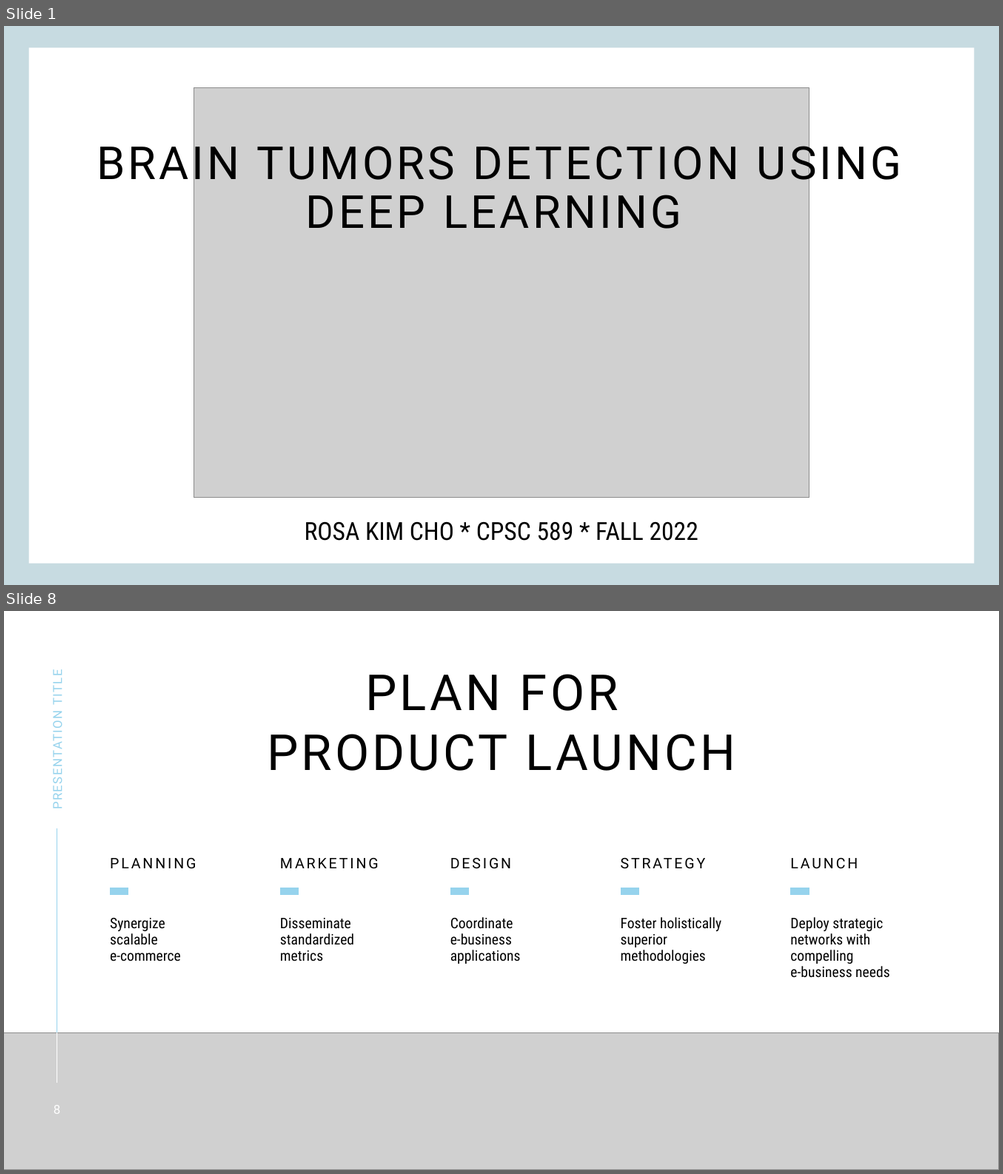
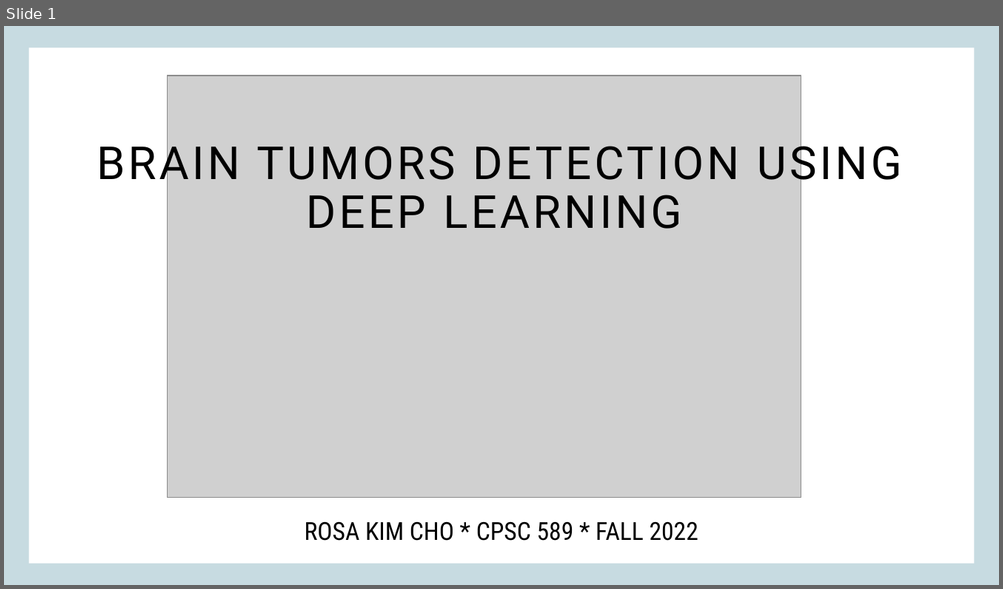
Before and after one commit to rkcho317/projcerebro, a slide deck: Presentation2.pptx. Shown one above the other, each under a label of ours: slides 1 and 8 before the commit, slide 1 after it; the slides between them are not shown. The pictures are 1003x1174 and 1003x589 pixels, drawn with LibreOffice and Linux fonts; fonts in the diff are those of the drawing; grey boxes stand for pictures. Boxes give left, top, right and bottom in pixels: in the first picture for what was removed or moved away, otherwise in the second. Text is boxed around its words. In the diff, an @@ line names an element or a change of style, - is before the commit and + after.

```diff
--- a/Presentation2.pptx
+++ b/Presentation2.pptx
@@ slide 8 removed at (4,611,999,1170), background #FFFFFF @@
@@ text removed at (49,672,65,806) @@
-PRESENTATION TITLE
@@ title removed at (267,674,735,771) @@
-PLAN FOR
-PRODUCT LAUNCH
@@ text removed at (620,810,725,872) @@
-STRATEGY
@@ line removed from (57, 829) to (57, 1083) @@
@@ text removed at (110,858,196,869) @@
-PLANNING
@@ text removed at (280,858,378,869) @@
-MARKETING
@@ text removed at (450,858,511,869) @@
-DESIGN
@@ text removed at (790,858,857,869) @@
-LAUNCH
@@ line removed from (110, 891) to (128, 891) @@
@@ line removed from (280, 891) to (299, 891) @@
@@ line removed from (450, 891) to (469, 891) @@
@@ line removed from (620, 891) to (639, 891) @@
@@ line removed from (791, 891) to (809, 891) @@
@@ text removed at (110,918,181,962) @@
-Synergize scalable
-e-commerce
@@ text removed at (280,918,354,962) @@
-Disseminate standardized metrics
@@ text removed at (450,917,521,964) @@
-Coordinate
-e-business applications
@@ text removed at (620,917,721,964) @@
-Foster holistically superior methodologies
@@ text removed at (790,917,890,978) @@
-Deploy strategic networks with compelling
-e-business needs
@@ picture removed at (4,1034,999,1170) @@
@@ line removed from (57, 1034) to (57, 1083) @@
@@ page number removed at (54,1105,60,1114) @@
-8
@@ slide 1 changed as well @@
@@ picture: place and size @@
-picture at (193,88,809,498)
+picture at (168,76,801,497)
```
Also in this commit, not shown: 1 other slide changed, 5 slides added, 10 other slides removed, 8 other files.
